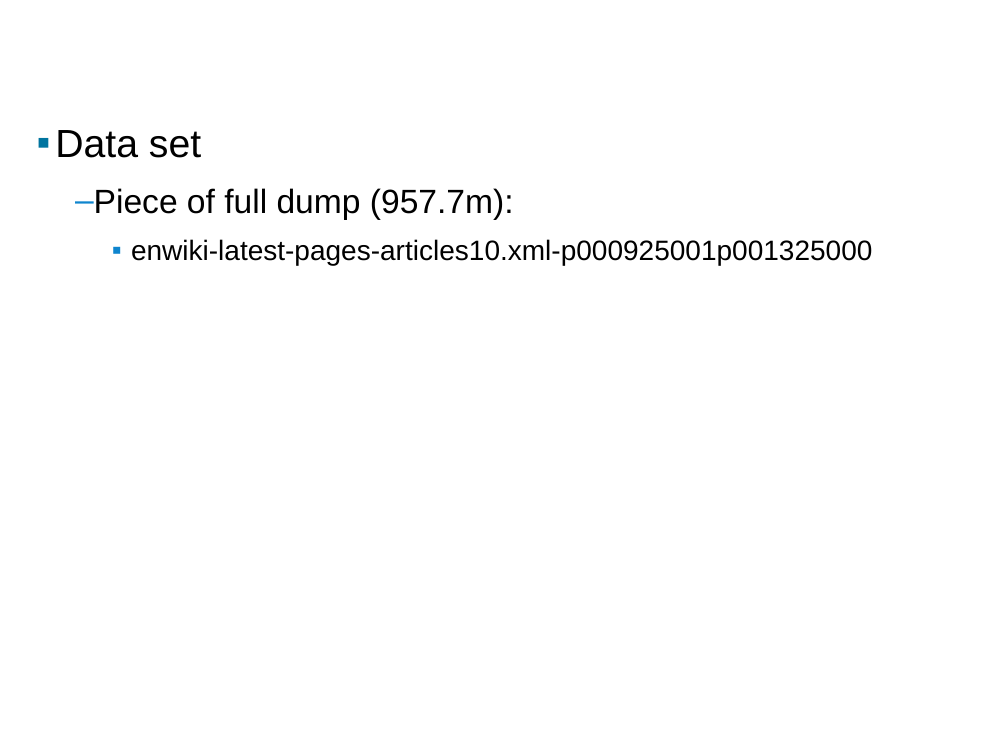
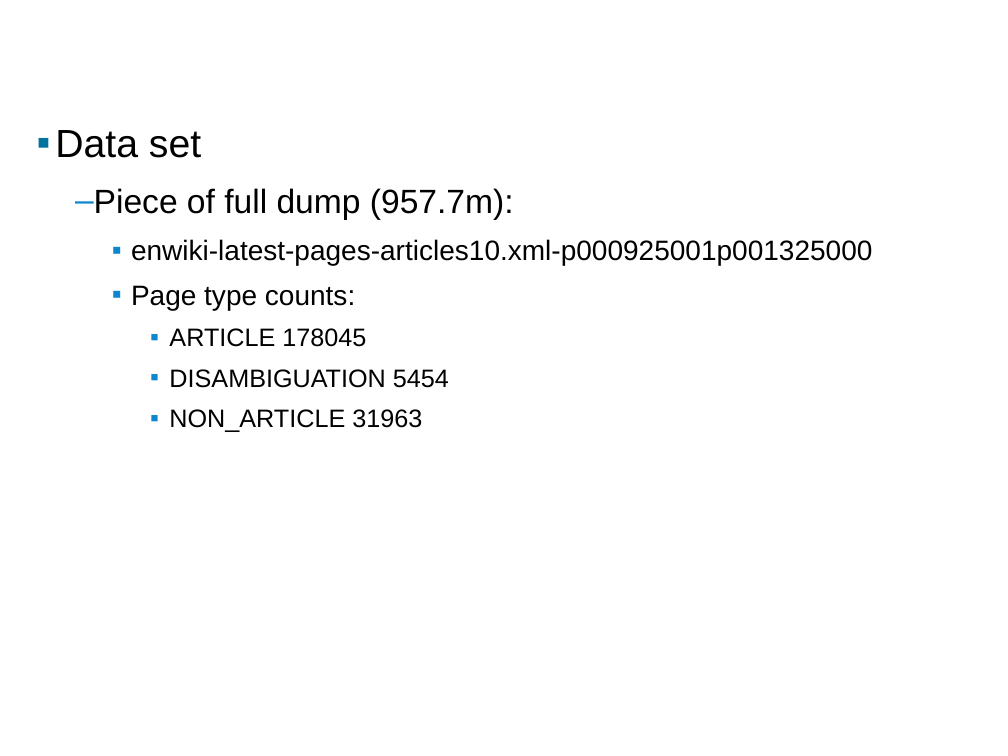
Before and after one commit to seweissman/wikiduper, a slide deck: slide 14 of presentation/NearDupDetectionWikipedia.pptx. Drawn at 1008x756 pixels with LibreOffice and Linux fonts; fonts in the diff are those of the drawing; background and template pictures are left out. Boxes give left, top, right and bottom in pixels: in the first picture for what was removed or moved away, otherwise in the second. Text is boxed around its words. In the diff, an @@ line names an element or a change of style, - is before the commit and + after.

Commit message:
Added some stats about the eniki-article-10 data set.

```diff
--- a/presentation/NearDupDetectionWikipedia.pptx
+++ b/presentation/NearDupDetectionWikipedia.pptx
@@ text at [131, 285, 449, 432]: paragraphs added @@
+    ▪ Page type counts:
+      ▪ ARTICLE 178045
+      ▪ DISAMBIGUATION 5454
+      ▪ NON_ARTICLE 31963
```
